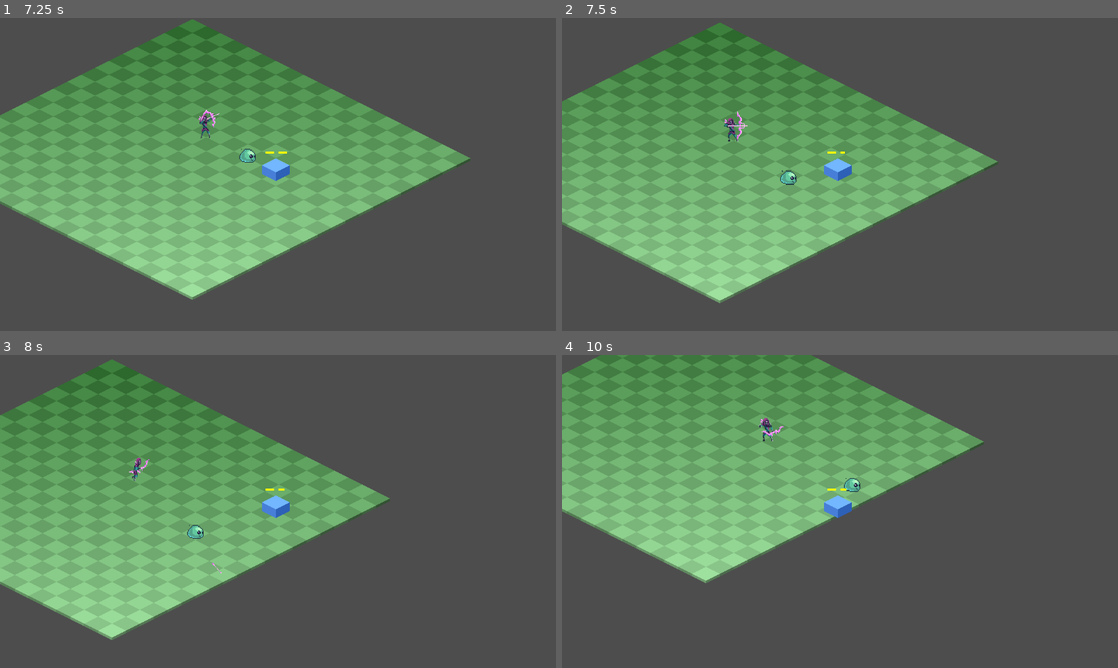
Above: before the commit, frames 1-4 (two rows, left to right).
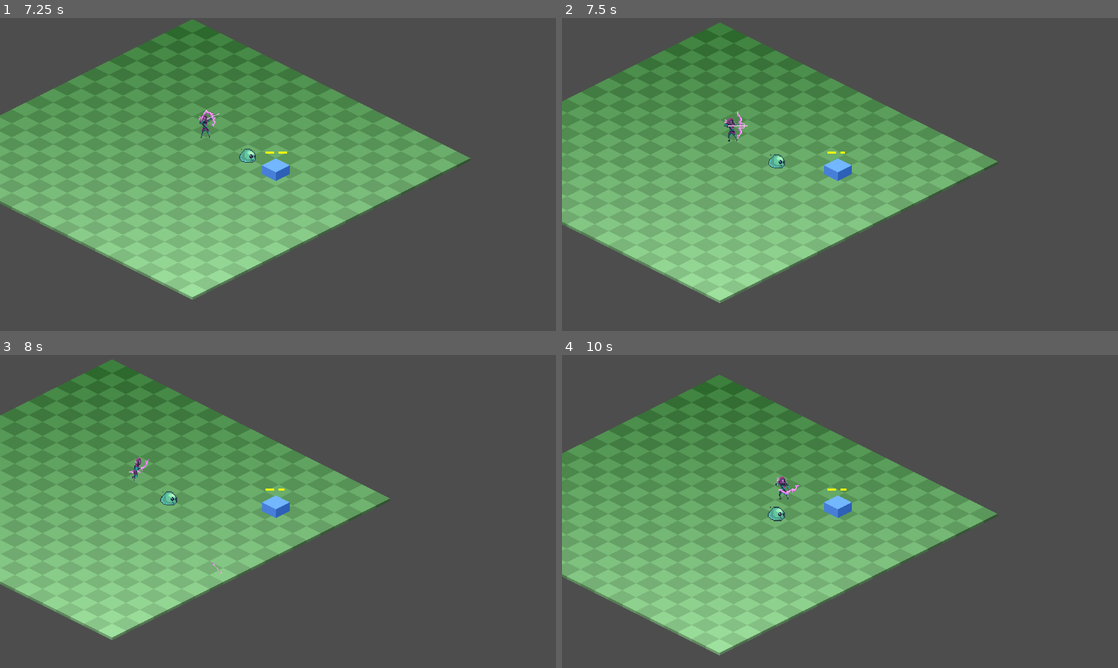
Above: after the commit, the same moments.

Repository: NoeRoberties/Odomat
Game: Godot game, scene res://Scenes/Maps/World.tscn
Two runs of this game, one before a commit and one after it. Both use one fixed random seed, a clock stepped at 60 frames per second and the inputs below.
Inputs (mouse positions are in pixels of both pictures, inside the frame that each line leads up to):
- Up to frame 1 (7.25 s): tap Enter at 0.5 s; move the mouse to (400, 158) at 0.52 s; hold D (move_right) 0.53-1.28 s; hold Shift (dash) 0.53-1.28 s; move the mouse to (166, 190) at 1.27 s; hold S (move_down) 1.28-2.03 s; tap Space (interact_npc) at 1.35, 5.85 s; move the mouse to (333, 105) at 2.02 s; press the mouse at (333, 105) at 2.03 s; hold D (move_right) 2.03-2.78 s; move the mouse to (250, 237) at 2.77 s; release the mouse at (250, 237) at 2.78 s; hold W (move_up) 2.78-3.53 s; tap Shift (dash) at 2.85 s; move the mouse to (444, 221) at 3.52 s; hold Space (interact_npc) 3.53-4.28 s; hold A (move_left) 3.53-5.03 s; move the mouse to (111, 127) at 4.27 s; click (111, 127) at 4.35 s; move the mouse to (305, 174) at 5.02 s; hold S (move_down) 5.03-5.78 s; hold Shift (dash) 5.03-5.78 s; move the mouse to (194, 96) at 5.77 s; hold D (move_right) 5.78-6.53 s; move the mouse to (400, 158) at 6.52 s; press the mouse at (400, 158) at 6.53 s; hold W (move_up) from 6.53 s (still down)
- Up to frame 2 (7.5 s): move the mouse to (728, 190) at 7.27 s; release W (move_up) at 7.28 s; release the mouse at (728, 190) at 7.28 s; hold D (move_right) from 7.28 s (still down); tap Shift (dash) at 7.35 s
- Up to frame 3 (8 s): keep holding D (move_right)
- Up to frame 4 (10 s): move the mouse to (895, 442) at 8.02 s; release D (move_right) at 8.03 s; hold S (move_down) 8.03-8.78 s; hold Space (interact_npc) 8.03-8.78 s; move the mouse to (812, 574) at 8.77 s; hold A (move_left) 8.78-9.53 s; click (812, 574) at 8.85 s; move the mouse to (1006, 558) at 9.52 s; hold W (move_up) from 9.53 s (still down); hold Shift (dash) from 9.53 s (still down)

Frame 1 is identical in both runs. In frame 2, 0.2% of the frame differs, in the area x 37-43%, y 43-54%; in frame 3, 0.2%; in frame 4, 46%, in the area x 0-79%, y 0-96%.

Commit message:
[EDIT] : Slime is no longer blocking Player's movement

Diff:
--- a/godot-project/odomat/Scripts/Enemies/Slime/slime.gd
+++ b/godot-project/odomat/Scripts/Enemies/Slime/slime.gd
@@ -57,6 +57,17 @@
 
 func _attack() -> void:
 	var direction: Vector2 = _attacking_destination - global_position
+
+	if get_slide_collision_count() > 0:
+		for i in get_slide_collision_count():
+			var collision = get_slide_collision(i)
+			var collider = collision.get_collider()
+			if collider != null and collider.is_in_group("player"):
+				_load_attack()
+				return
+		_load_attack()
+		return
+
 	if direction.length() > 3.0:
 		velocity = direction.normalized() * _speed * ATTACK_SPEED_MULTIPLIER
 	else:
@@ -66,6 +77,11 @@
 
 func _wander() -> void:
 	var direction: Vector2 = _wandering_destination - global_position
+
+	if get_slide_collision_count() > 0:
+		_choose_wandering_destination()
+		return
+
 	if direction.length() > 5.0:
 		velocity = direction.normalized() * _speed
 	else:
